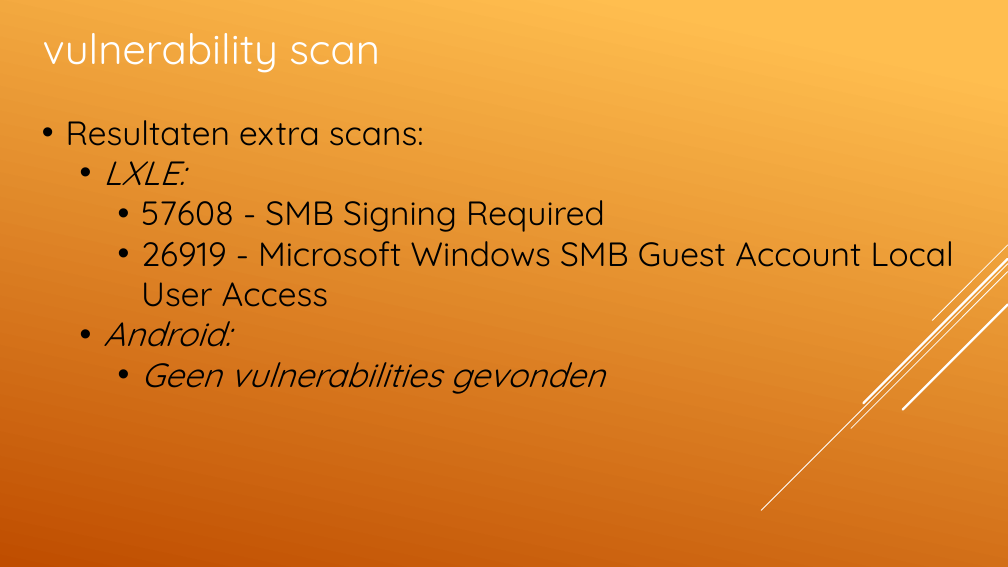
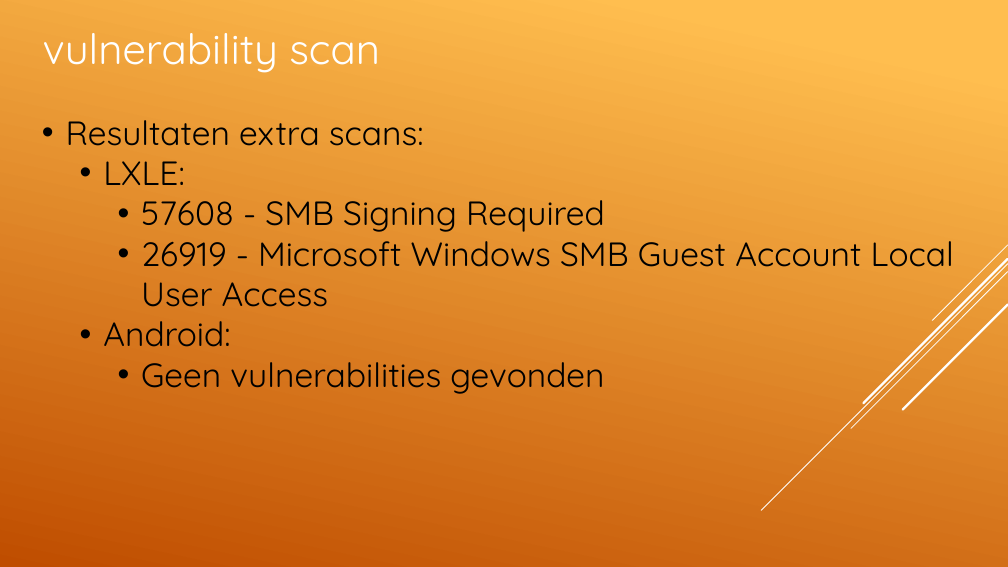
Before and after one commit to ArcaneSaint/PXLSec, a slide deck: slide 7 of GroepsWerk Security.pptx. Drawn at 1008x567 pixels with LibreOffice and Linux fonts; fonts in the diff are those of the drawing. Boxes give left, top, right and bottom in pixels: in the first picture for what was removed or moved away, otherwise in the second. Text is boxed around its words. In the diff, an @@ line names an element or a change of style, - is before the commit and + after.

```diff
--- a/GroepsWerk Security.pptx
+++ b/GroepsWerk Security.pptx
@@ text at [103, 161, 604, 394]: italic off in "LXLE:", "Android:", "Geen vulnerabilities gevonden" @@
```
Also in this commit, not shown: 4 other slides changed, 1 slide added, 1 slide removed.
